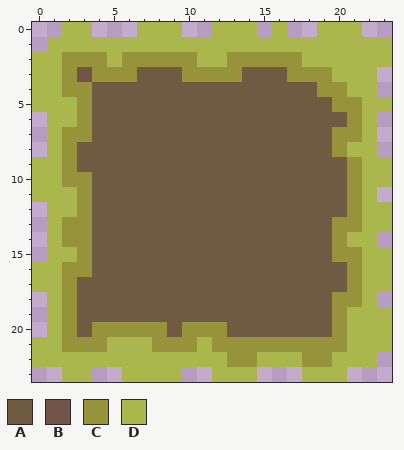
File history of a pixel-art sprite, core/assets/grass.png. The picture above was drawn from the file before the commit.
Rulers count pixels.
Palette (. is transparent): A #715a42  B #725449  C #97933a  D #a9b74c
Pixels before, first column x 0:
 0 ..DD...DDD..DDD.D..DDD..
 1 .DDDDDDDDDDDDDDDDDDDDDDD
 2 DDCCCDCCCCCDDCCCCCDDDDDD
 3 DDCBCCCAAACCCCAAACCCDDD.
 4 DDCCAAAAAAAAAAAAAAACCDD.
 5 DDDCAAAAAAAAAAAAAAAACCDD
 6 .DDCAAAAAAAAAAAAAAAAACD.
 7 .DCCAAAAAAAAAAAAAAAACCD.
 8 .DCAAAAAAAAAAAAAAAAACDD.
 9 DDCAAAAAAAAAAAAAAAAAACDD
10 DDCCAAAAAAAAAAAAAAAAACDD
11 DDDCAAAAAAAAAAAAAAAAACD.
12 .DDCAAAAAAAAAAAAAAAAACDD
13 .DCCAAAAAAAAAAAAAAAACCDD
14 .DCCAAAAAAAAAAAAAAAACDD.
15 .DDCAAAAAAAAAAAAAAAACCDD
16 DDCCAAAAAAAAAAAAAAAAACDD
17 DDCAAAAAAAAAAAAAAAAAACDD
18 .DCAAAAAAAAAAAAAAAAACCD.
19 .DCAAAAAAAAAAAAAAAAACDDD
20 .DCACCCCCACCCAAAAAAACDDD
21 DDCCCDDDCCCDCCCCCCCCCDDD
22 DDDDDDDDDDDDDCCDDDCCDDD.
23 ..DD..DDDD..DDD...DDD...
Once edited:
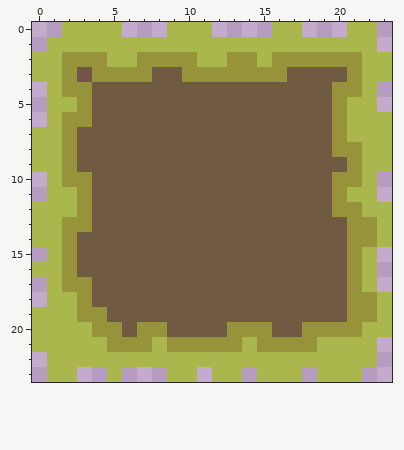
The exact change:
{"change": "file 24x24 -> 48x48 pixels (blocks of 1x1 -> 2x2; one block is one cell here)"}
{"y":0,"x":4,"old":"..","new":"DD"}
{"y":0,"x":7,"old":"DD","new":".."}
{"y":0,"x":10,"old":"..DDD","new":"DD..."}
{"y":0,"x":17,"old":".","new":"D"}
{"y":0,"x":19,"old":"DD","new":".."}
{"y":0,"x":22,"old":".","new":"D"}
{"y":1,"x":23,"old":"D","new":"."}
{"y":2,"x":6,"old":"C","new":"D"}
{"y":2,"x":15,"old":"C","new":"D"}
{"y":2,"x":18,"old":"DDDD","new":"CCCC"}
{"y":3,"x":7,"old":"A","new":"C"}
{"y":3,"x":14,"old":"AAACCCDD","new":"CCCAAAAC"}
{"y":3,"x":23,"old":".","new":"D"}
{"y":4,"x":0,"old":"D","new":"."}
{"y":4,"x":19,"old":"C","new":"A"}
{"y":4,"x":21,"old":"D","new":"C"}
{"y":5,"x":0,"old":"D","new":"."}
{"y":5,"x":21,"old":"C","new":"D"}
{"y":5,"x":23,"old":"D","new":"."}
{"y":6,"x":2,"old":"D","new":"C"}
{"y":6,"x":20,"old":"AC","new":"CD"}
{"y":6,"x":23,"old":".","new":"D"}
{"y":7,"x":0,"old":".","new":"D"}
{"y":7,"x":3,"old":"C","new":"A"}
{"y":7,"x":21,"old":"C","new":"D"}
{"y":7,"x":23,"old":".","new":"D"}
{"y":8,"x":0,"old":".","new":"D"}
{"y":8,"x":21,"old":"D","new":"C"}
{"y":8,"x":23,"old":".","new":"D"}
{"y":10,"x":0,"old":"D","new":"."}
{"y":10,"x":20,"old":"A","new":"C"}
{"y":10,"x":23,"old":"D","new":"."}
{"y":11,"x":0,"old":"D","new":"."}
{"y":11,"x":20,"old":"AC","new":"CD"}
{"y":12,"x":0,"old":".","new":"D"}
{"y":12,"x":20,"old":"A","new":"C"}
{"y":13,"x":0,"old":".","new":"D"}
{"y":13,"x":20,"old":"C","new":"A"}
{"y":13,"x":22,"old":"D","new":"C"}
{"y":14,"x":0,"old":".","new":"D"}
{"y":14,"x":3,"old":"C","new":"A"}
{"y":14,"x":20,"old":"CDD.","new":"ACCD"}
{"y":15,"x":2,"old":"DC","new":"CA"}
{"y":15,"x":20,"old":"C","new":"A"}
{"y":15,"x":23,"old":"D","new":"."}
{"y":16,"x":3,"old":"C","new":"A"}
{"y":16,"x":23,"old":"D","new":"."}
{"y":17,"x":0,"old":"D","new":"."}
{"y":17,"x":3,"old":"A","new":"C"}
{"y":17,"x":23,"old":"D","new":"."}
{"y":18,"x":2,"old":"CA","new":"DC"}
{"y":18,"x":20,"old":"C","new":"A"}
{"y":18,"x":22,"old":"D.","new":"CD"}
{"y":19,"x":0,"old":".","new":"D"}
{"y":19,"x":2,"old":"CAA","new":"DCC"}
{"y":19,"x":20,"old":"CDD","new":"ACC"}
{"y":20,"x":0,"old":".","new":"D"}
{"y":20,"x":2,"old":"CA","new":"DD"}
{"y":20,"x":6,"old":"C","new":"A"}
{"y":20,"x":10,"old":"CCCAAA","new":"AAACCC"}
{"y":20,"x":18,"old":"AA","new":"CC"}
{"y":20,"x":21,"old":"D","new":"C"}
{"y":21,"x":2,"old":"CCCDDDC","new":"DDDCCCD"}
{"y":21,"x":11,"old":"D","new":"C"}
{"y":21,"x":14,"old":"C","new":"D"}
{"y":21,"x":19,"old":"CC","new":"DD"}
{"y":21,"x":23,"old":"D","new":"."}
{"y":22,"x":0,"old":"D","new":"."}
{"y":22,"x":13,"old":"CC","new":"DD"}
{"y":22,"x":18,"old":"CC","new":"DD"}
{"y":23,"x":1,"old":".","new":"D"}
{"y":23,"x":3,"old":"D","new":"."}
{"y":23,"x":5,"old":".DDD","new":"D..."}
{"y":23,"x":10,"old":".","new":"D"}
{"y":23,"x":14,"old":"D...D","new":".DDD."}
{"y":23,"x":21,"old":".","new":"D"}
{"label":"changed","picture_box":[32,22,392,382]}
